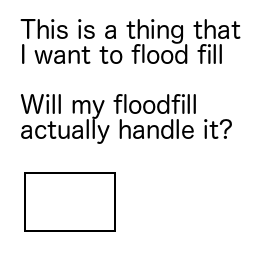
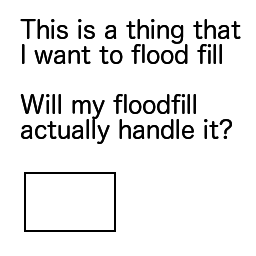
Two versions of the same layered image (256 × 256). Layer-by-layer changes:
added layer "text posterized" above "Background" over [20, 19, 241, 144]
